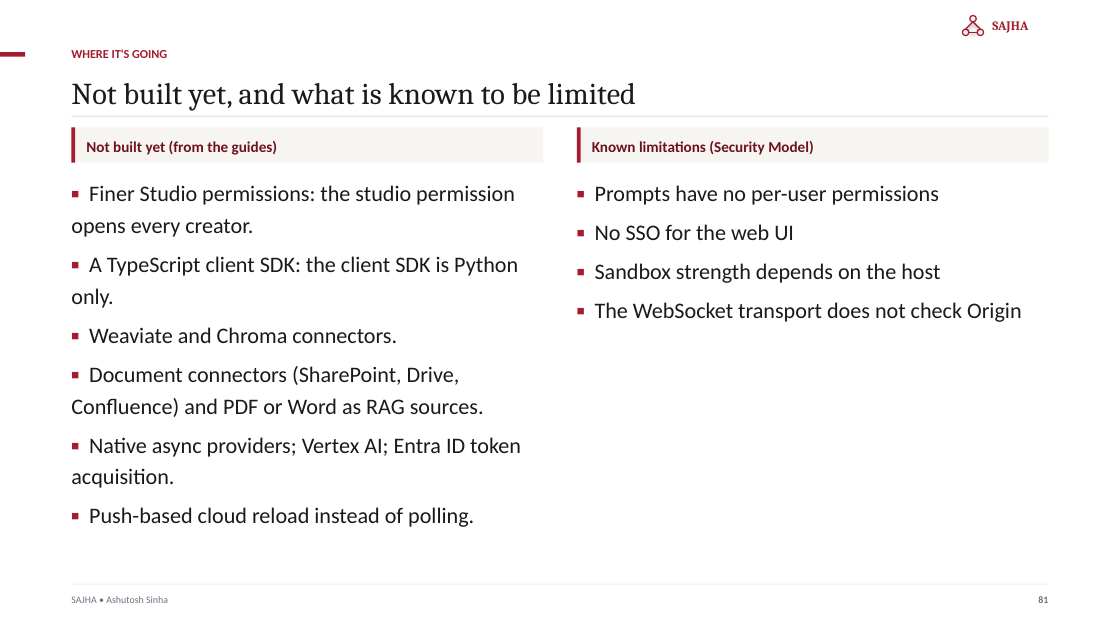
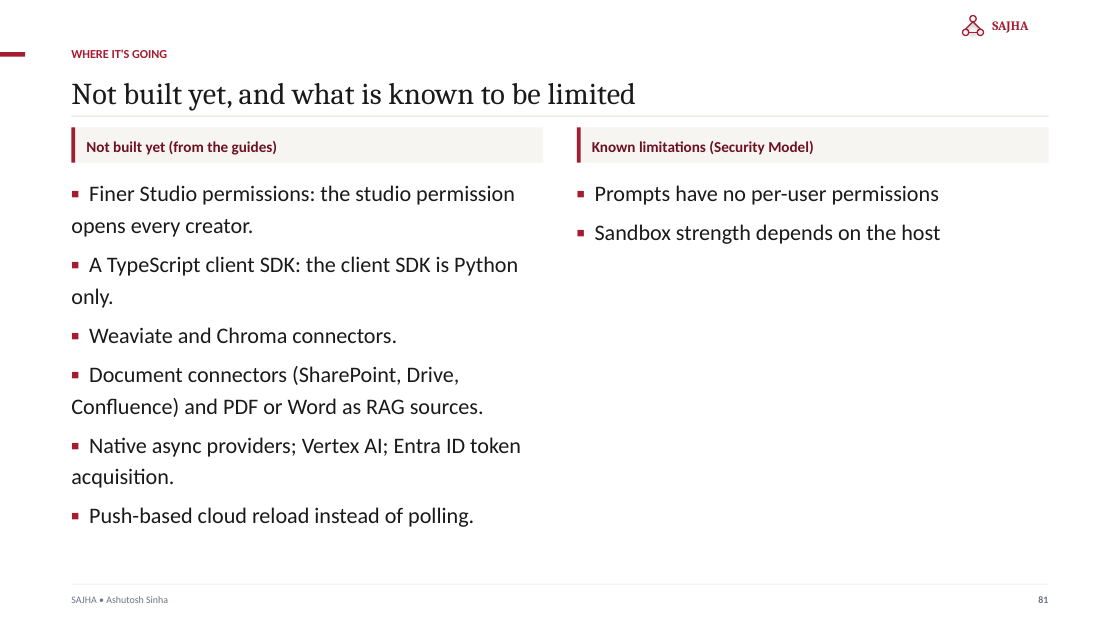
Before and after one commit to ajsinha/sajhamcpserver, a slide deck: slide 81 of docs/publications/SAJHA-MCP-Server.pptx. Drawn at 1120x630 pixels with LibreOffice and Linux fonts; fonts in the diff are those of the drawing. Boxes give left, top, right and bottom in pixels: in the first picture for what was removed or moved away, otherwise in the second. Text is boxed around its words. In the diff, an @@ line names an element or a change of style, - is before the commit and + after.

```diff
--- a/docs/publications/SAJHA-MCP-Server.pptx
+++ b/docs/publications/SAJHA-MCP-Server.pptx
@@ text at (x1=595, y1=224, x2=794, y2=240): paragraph removed @@
-▪ No SSO for the web UI
@@ text at (x1=595, y1=302, x2=1022, y2=322): paragraph removed @@
-▪ The WebSocket transport does not check Origin
```
Also in this commit, not shown: 6 other slides changed, 51 other files.
